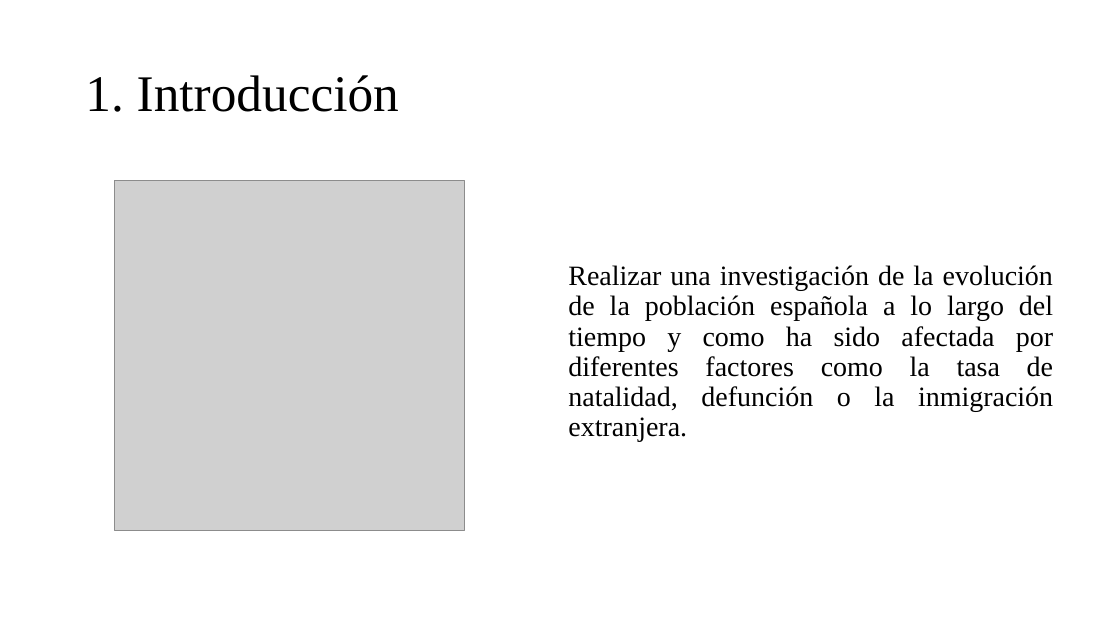
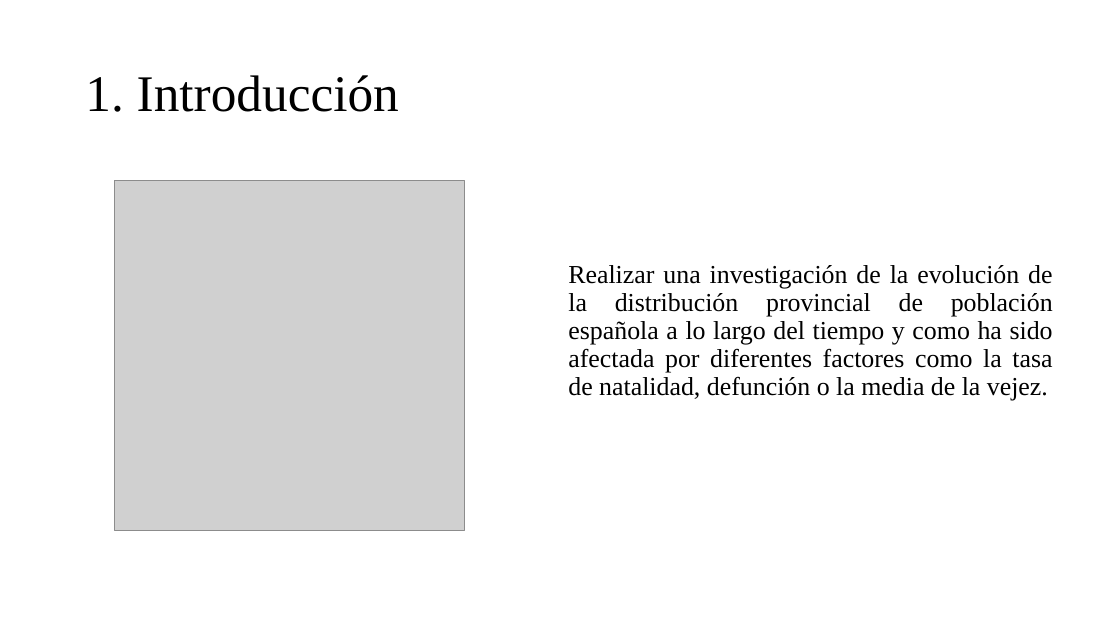
Before and after one commit to carles208/VD, a slide deck: slide 4 of Tarea1/Presentación Tarea1 VD.pptx. Drawn at 1120x630 pixels with LibreOffice and Linux fonts; fonts in the diff are those of the drawing; grey boxes stand for pictures; background and template pictures are left out. Boxes give left, top, right and bottom in pixels: in the first picture for what was removed or moved away, otherwise in the second. Text is boxed around its words. In the diff, an @@ line names an element or a change of style, - is before the commit and + after.

```diff
--- a/Tarea1/Presentación Tarea1 VD.pptx
+++ b/Tarea1/Presentación Tarea1 VD.pptx
@@ text at (568, 265, 1053, 401): text changed; size 24 to 22.2 pt @@
-Realizar una investigación de la evolución de la población española a lo largo del tiempo y como ha sido afectada por diferentes factores como la tasa de natalidad, defunción o la inmigración extranjera.
+Realizar una investigación de la evolución de la distribución provincial de población española a lo largo del tiempo y como ha sido afectada por diferentes factores como la tasa de natalidad, defunción o la media de la vejez.
```
Also in this commit, not shown: 8 other slides changed, 7 slides added, 10 slides removed, 27 other files.
